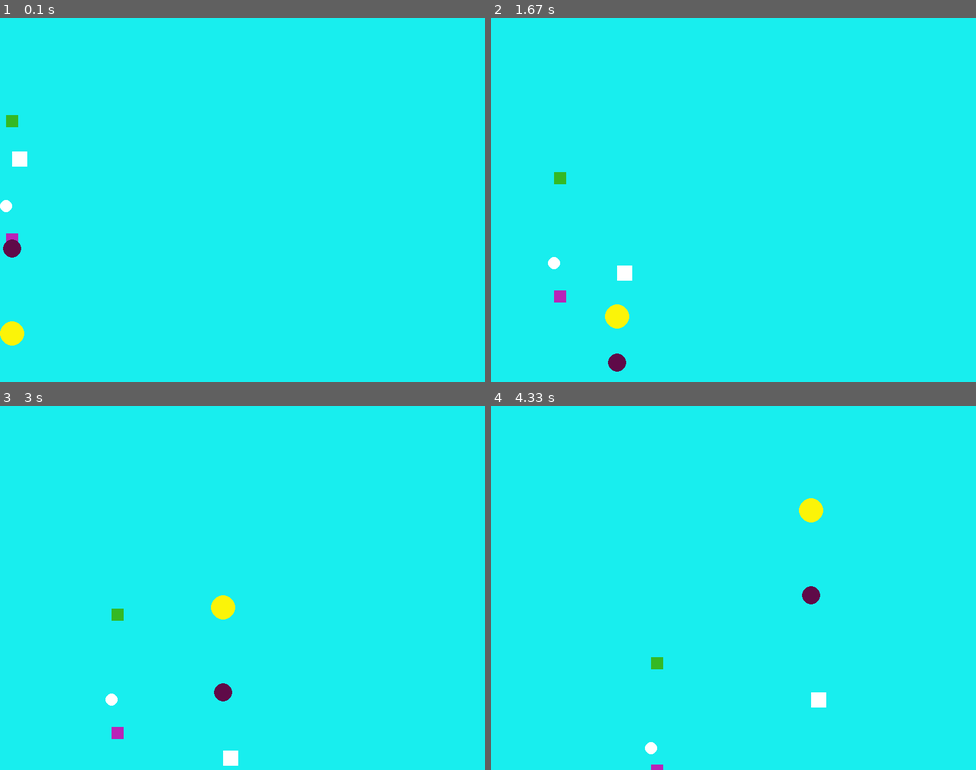
Above: before the commit, frames 1-4 (two rows, left to right).
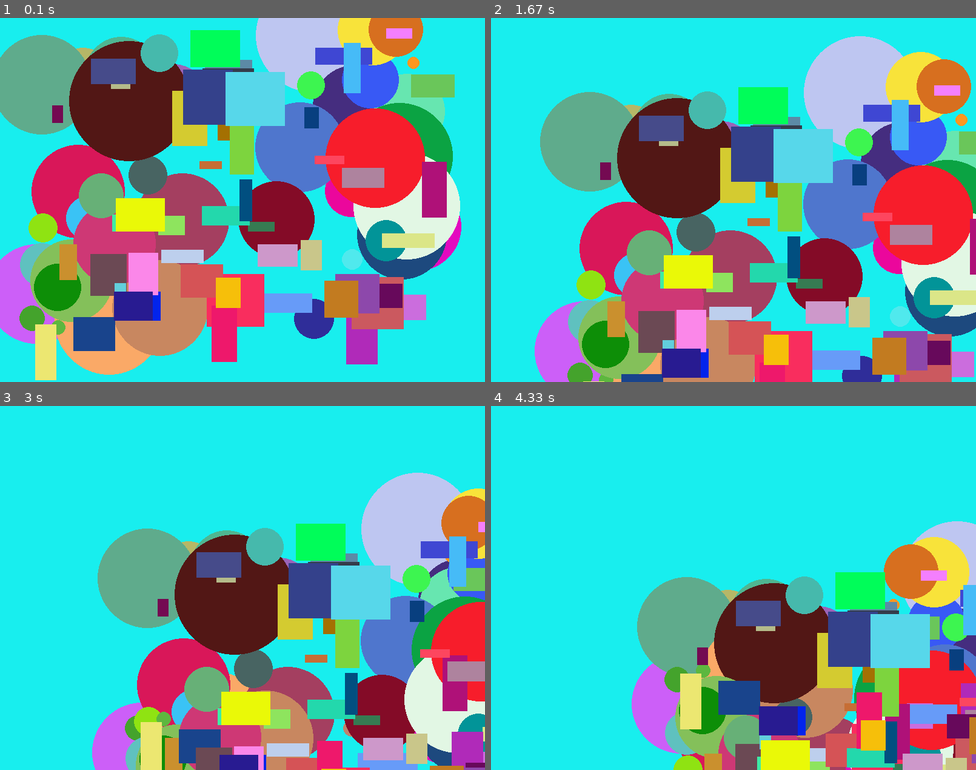
Above: after the commit, the same moments.

Repository: Juan4919/intro-pygame
Game: pygame game, started from main.py
Two runs of this game, one before a commit and one after it. Both use one fixed random seed, a clock stepped at 60 frames per second and the inputs below.
Inputs:
- Up to frame 1 (0.1 s): no input
- Up to frame 2 (1.67 s): no input
- Up to frame 3 (3 s): no input
- Up to frame 4 (4.33 s): no input

The runs differ from the first frame. In frame 1, 70% of the frame differs, in the area x 0-96%, y 0-100%; in frame 2, 64%; in frame 3, 50%; in frame 4, 38%.

Commit message:
finalizacion de intro a pygame

Diff:
--- a/main.py
+++ b/main.py
@@ -1,5 +1,6 @@
 import pygame as pg
 from figura_class import Figura
+import random as ra
 
 #inicializar todos los modulos de pygame, pantallas, objetos, sonidos,teclado,etc
 pg.init()
@@ -9,14 +10,13 @@
 
 game_over = True
 
-rectangulo1 =  Figura(0,345,(185, 36, 183))
-rectangulo2 = Figura(0,200,vx=2,vy=2,w=25,h=25)
-rectangulo3 = Figura(0,150,(52, 185, 36))
+lista_circulos=[]
+lista_rectangulos=[]
+for i in range(1,51):
+    lista_circulos.append(Figura(ra.randint(0,700), ra.randint(0,500),(ra.randint(0,255),ra.randint(0,255),ra.randint(0,255) ),radio=ra.randint(10,100) ) )
+for i in range(1,51):
+    lista_rectangulos.append(Figura(ra.randint(0,700), ra.randint(0,500),(ra.randint(0,255),ra.randint(0,255),ra.randint(0,255) ),w=ra.randint(10,100),h=ra.randint(10,100) ) )
 
-
-circulo1 = Figura(0,300)
-circulo2 = Figura(0,360,( 95, 10, 72 ),radio=15,vx=2,vy=2)
-circulo3 = Figura(0,500,( 251, 244, 8),radio=20,vx=2,vy=2)
 
 while game_over:
 
@@ -27,22 +27,15 @@
 
     pantalla.fill( ( 24, 238, 238) )#asignar un color a la pantalla
 
+    for circulos in lista_circulos:
+        circulos.mover()
+        circulos.dibujarCirculo(pantalla)
 
-    rectangulo1.mover()
-    rectangulo2.mover()
-    rectangulo3.mover()
+    for rectangulos in lista_rectangulos:
+        rectangulos.mover()
+        rectangulos.dibujarRectangulo(pantalla)
 
-    rectangulo1.dibujarRectangulo(pantalla)
-    rectangulo2.dibujarRectangulo(pantalla)
-    rectangulo3.dibujarRectangulo(pantalla)
 
-    circulo1.mover()
-    circulo2.mover()
-    circulo3.mover()
-
-    circulo1.dibujarCirculo(pantalla)
-    circulo2.dibujarCirculo(pantalla)
-    circulo3.dibujarCirculo(pantalla)
 
     pg.display.flip()#funcion para cargar toda la configuracion que va dentro de la pantalla
 
--- a/pruebitas.py
+++ b/pruebitas.py
@@ -1,3 +1,4 @@
+"""
 class Persona:
     def __init__(self, nombre, apellido, saludo="Hola",email="hola@email.com"):
         self.nombre = nombre
@@ -15,3 +16,8 @@
 objPersona = Persona(email="pepelo@gmail.com",apellido="Lopez",saludo="Bon dia",nombre="Pepe")
 
 print( objPersona.mostrarDatos() )
+"""
+import random
+
+for i in range(1,11):
+    print( random.randint(5,1000) )
